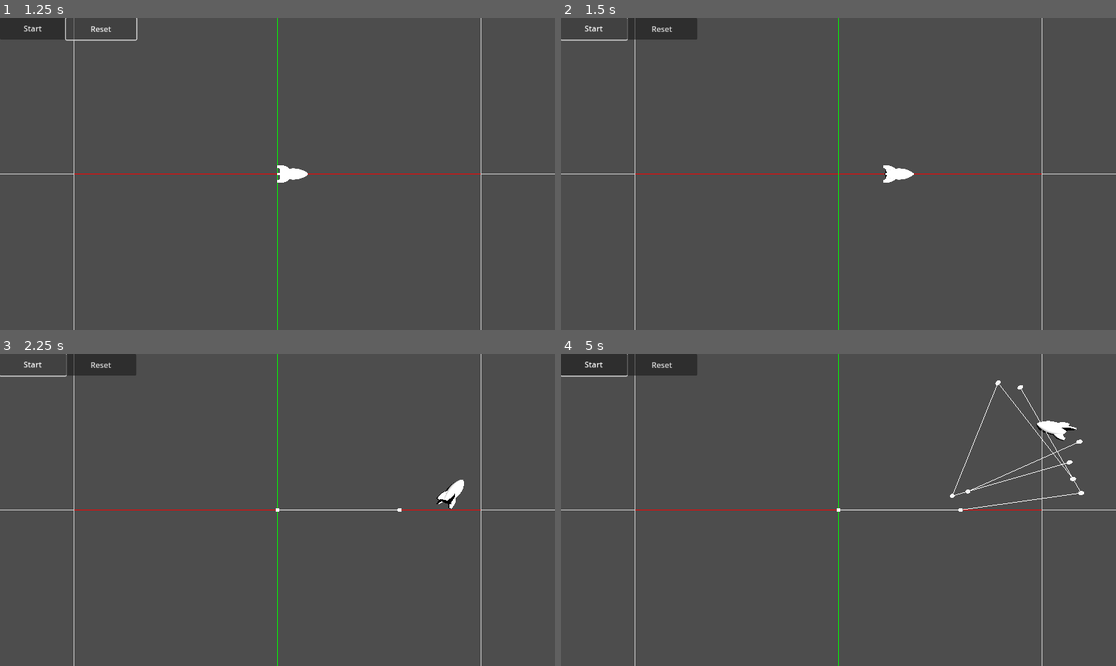
Above: before the commit, frames 1-4 (two rows, left to right).
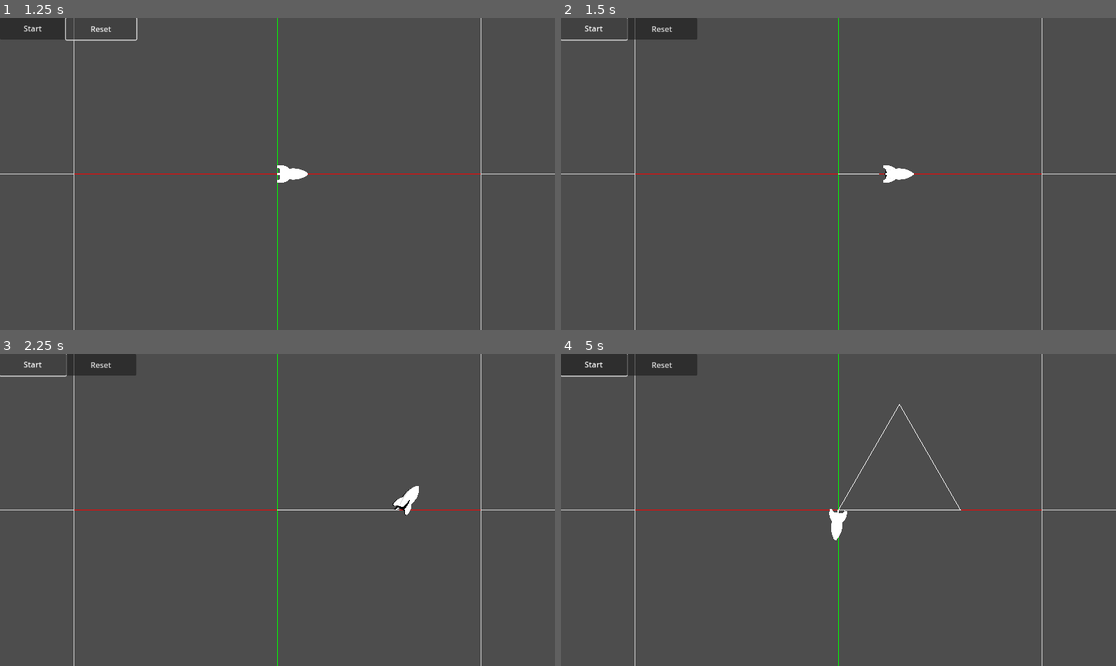
Above: after the commit, the same moments.

Repository: mrSun421/turtle
Game: Godot game, scene res://main.tscn
Same seed, same stepped clock (60 frames per second), same inputs: the game is played once before the commit and once after it.
Inputs (mouse positions are in pixels of both pictures, inside the frame that each line leads up to):
- Up to frame 1 (1.25 s): click "Reset" at 0.5 s
- Up to frame 2 (1.5 s): click "Start" at 1.25 s
- Up to frame 3 (2.25 s): click "Start" at 2 s
- Up to frame 4 (5 s): click "Start" at 2.75 s; move the mouse to (960, 494) at 3.52 s; click (960, 494) at 3.67 s; move the mouse to (727, 525) at 4.27 s; click (727, 525) at 4.42 s

Frame 1 is identical in both runs. In frame 2, less than 0.1% of the frame differs, in the area x 49-58%, y 49-51%; in frame 3, 0.4%; in frame 4, 0.9%, in the area x 48-95%, y 8-60%.

Commit message:
added logic for resetting and clearing lines as well as the turtle

Diff:
--- a/main.gd
+++ b/main.gd
@@ -5,18 +5,58 @@
 const AXES_COUNT = 20;
 const AXES_SPACING = 5;
 
-# Called when the node enters the scene tree for the first time.
+@export var gridMeshInstance: MeshInstance3D
+@export var pathMeshInstance: MeshInstance3D
+@export var movingMeshInstance: MeshInstance3D
+@export var turtle: Turtle
+
 func _ready() -> void:
 	for i in range(-AXES_COUNT, AXES_COUNT):
 		if i == 0:
 			continue
 
-		Draw3D.line(Vector3(i * AXES_SPACING, -GRID_AXES_SIZE, 0), Vector3(i * AXES_SPACING, GRID_AXES_SIZE, 0), Color.LIGHT_GRAY)
-		Draw3D.line(Vector3(i * AXES_SPACING, 0, -GRID_AXES_SIZE), Vector3(i * AXES_SPACING, 0, GRID_AXES_SIZE), Color.LIGHT_GRAY)
-		Draw3D.line(Vector3(-GRID_AXES_SIZE, i * AXES_SPACING, 0), Vector3(GRID_AXES_SIZE, i * AXES_SPACING, 0), Color.LIGHT_GRAY)
-		Draw3D.line(Vector3(0, i * AXES_SPACING, -GRID_AXES_SIZE), Vector3(0, i * AXES_SPACING, GRID_AXES_SIZE), Color.LIGHT_GRAY)
-		Draw3D.line(Vector3(-GRID_AXES_SIZE, 0, i * AXES_SPACING), Vector3(-GRID_AXES_SIZE, 0, i * AXES_SPACING), Color.LIGHT_GRAY)
-		Draw3D.line(Vector3(0, -GRID_AXES_SIZE, i * AXES_SPACING), Vector3(0, GRID_AXES_SIZE, i * AXES_SPACING), Color.LIGHT_GRAY)
-	Draw3D.line(Vector3(-MAIN_AXES_SIZE, 0, 0), Vector3(MAIN_AXES_SIZE, 0, 0), Color.RED)
-	Draw3D.line(Vector3(0, -MAIN_AXES_SIZE, 0), Vector3(0, MAIN_AXES_SIZE, 0), Color.GREEN)
-	Draw3D.line(Vector3(0, 0, -MAIN_AXES_SIZE), Vector3(0, 0, MAIN_AXES_SIZE), Color.BLUE)
+		_draw_line(gridMeshInstance, Vector3(i * AXES_SPACING, -GRID_AXES_SIZE, 0), Vector3(i * AXES_SPACING, GRID_AXES_SIZE, 0), Color.LIGHT_GRAY)
+		_draw_line(gridMeshInstance, Vector3(i * AXES_SPACING, 0, -GRID_AXES_SIZE), Vector3(i * AXES_SPACING, 0, GRID_AXES_SIZE), Color.LIGHT_GRAY)
+		_draw_line(gridMeshInstance, Vector3(-GRID_AXES_SIZE, i * AXES_SPACING, 0), Vector3(GRID_AXES_SIZE, i * AXES_SPACING, 0), Color.LIGHT_GRAY)
+		_draw_line(gridMeshInstance, Vector3(0, i * AXES_SPACING, -GRID_AXES_SIZE), Vector3(0, i * AXES_SPACING, GRID_AXES_SIZE), Color.LIGHT_GRAY)
+		_draw_line(gridMeshInstance, Vector3(-GRID_AXES_SIZE, 0, i * AXES_SPACING), Vector3(-GRID_AXES_SIZE, 0, i * AXES_SPACING), Color.LIGHT_GRAY)
+		_draw_line(gridMeshInstance, Vector3(0, -GRID_AXES_SIZE, i * AXES_SPACING), Vector3(0, GRID_AXES_SIZE, i * AXES_SPACING), Color.LIGHT_GRAY)
+	_draw_line(gridMeshInstance, Vector3(-MAIN_AXES_SIZE, 0, 0), Vector3(MAIN_AXES_SIZE, 0, 0), Color.RED)
+	_draw_line(gridMeshInstance, Vector3(0, -MAIN_AXES_SIZE, 0), Vector3(0, MAIN_AXES_SIZE, 0), Color.GREEN)
+	_draw_line(gridMeshInstance, Vector3(0, 0, -MAIN_AXES_SIZE), Vector3(0, 0, MAIN_AXES_SIZE), Color.BLUE)
+
+	for _i in range(3):
+		turtle.append_turtle_actions(Turtle.MoveAction.new(3))
+		turtle.append_turtle_actions(Turtle.DiveAction.new(120))
+
+
+func _draw_line(mesh_instance: MeshInstance3D, pos1: Vector3, pos2: Vector3, color = Color.WHITE_SMOKE, persist_ms = 0):
+	var material := ORMMaterial3D.new()
+	material.shading_mode = BaseMaterial3D.SHADING_MODE_UNSHADED
+	material.albedo_color = color
+
+	var immediate_mesh := mesh_instance.mesh as ImmediateMesh
+	immediate_mesh.surface_begin(Mesh.PRIMITIVE_LINES, material)
+	immediate_mesh.surface_add_vertex(pos1)
+	immediate_mesh.surface_add_vertex(pos2)
+	immediate_mesh.surface_end()
+
+
+func _on_turtle_finished_move(pos1: Vector3, pos2: Vector3) -> void:
+	_draw_line(pathMeshInstance, pos1, pos2)
+
+
+func _on_reset_button_pressed() -> void:
+	var path_im_mesh := pathMeshInstance.mesh as ImmediateMesh
+	path_im_mesh.clear_surfaces()
+	var moving_im_mesh := movingMeshInstance.mesh as ImmediateMesh
+	moving_im_mesh.clear_surfaces()
+
+
+func _on_turtle_moving(current_pos: Vector3) -> void:
+	var im_mesh := movingMeshInstance.mesh as ImmediateMesh
+	while turtle.is_moving:
+		_draw_line(movingMeshInstance, current_pos, turtle.position)
+		await get_tree().physics_frame
+		im_mesh.clear_surfaces()
+	im_mesh.clear_surfaces()
--- a/main.tscn
+++ b/main.tscn
@@ -1,11 +1,21 @@
-[gd_scene load_steps=4 format=3 uid="uid://87mpup613jlr"]
+[gd_scene load_steps=7 format=3 uid="uid://87mpup613jlr"]
 
 [ext_resource type="Script" path="res://main.gd" id="1_kjfn4"]
 [ext_resource type="PackedScene" uid="uid://bq766ueyhy4f" path="res://turtle.tscn" id="1_ugrew"]
 [ext_resource type="Script" path="res://camera_3d.gd" id="3_mylqk"]
 
-[node name="Main" type="Node3D"]
+[sub_resource type="ImmediateMesh" id="ImmediateMesh_vg32b"]
+
+[sub_resource type="ImmediateMesh" id="ImmediateMesh_bkxse"]
+
+[sub_resource type="ImmediateMesh" id="ImmediateMesh_oy03l"]
+
+[node name="Main" type="Node3D" node_paths=PackedStringArray("gridMeshInstance", "pathMeshInstance", "movingMeshInstance", "turtle")]
 script = ExtResource("1_kjfn4")
+gridMeshInstance = NodePath("GridMeshInstance")
+pathMeshInstance = NodePath("PathMeshInstance")
+movingMeshInstance = NodePath("MovingMeshInstance")
+turtle = NodePath("Turtle")
 
 [node name="Turtle" parent="." instance=ExtResource("1_ugrew")]
 rotation_edit_mode = 2
@@ -46,5 +56,19 @@
 offset_bottom = 45.0
 text = "Reset"
 
+[node name="GridMeshInstance" type="MeshInstance3D" parent="."]
+cast_shadow = 0
+mesh = SubResource("ImmediateMesh_vg32b")
+
+[node name="PathMeshInstance" type="MeshInstance3D" parent="."]
+cast_shadow = 0
+mesh = SubResource("ImmediateMesh_bkxse")
+
+[node name="MovingMeshInstance" type="MeshInstance3D" parent="."]
+mesh = SubResource("ImmediateMesh_oy03l")
+
+[connection signal="finished_move" from="Turtle" to="." method="_on_turtle_finished_move"]
+[connection signal="moving" from="Turtle" to="." method="_on_turtle_moving"]
 [connection signal="pressed" from="CanvasLayer/Control/StartButton" to="Turtle" method="_on_start_button_pressed"]
+[connection signal="pressed" from="CanvasLayer/Control/ResetButton" to="." method="_on_reset_button_pressed"]
 [connection signal="pressed" from="CanvasLayer/Control/ResetButton" to="Turtle" method="_on_reset_button_pressed"]
--- a/turtle.gd
+++ b/turtle.gd
@@ -1,12 +1,20 @@
 extends Node3D
 class_name Turtle
+
+signal moving(current_pos: Vector3)
+signal finished_move(pos1: Vector3, pos2: Vector3)
+signal finished_resetting
 
 const TWEEN_TIME = 0.5
 const WAIT_TIME = 0.2
 
 
 var turtle_actions = []
-var visual_cylinders = []
+var turtle_event_queue = []
+var is_moving = false
+var is_running = false
+var reset_was_pressed = false
+var current_tween: Tween
 
 func execute_move(distance: float) -> Tween:
 	var pos_tween = create_tween().set_trans(Tween.TRANS_LINEAR)
@@ -45,47 +53,66 @@
 	rotation_tween.tween_property(self, "quaternion", self.quaternion * quaternion_rotation, TWEEN_TIME)
 	return rotation_tween
 
-func execute_turtle_action():
-	for action in turtle_actions:
-		var current_tween: Tween
+func execute_turtle_actions():
+	turtle_event_queue.append_array(turtle_actions)
+
+	while !turtle_event_queue.is_empty():
 		var current_position = self.position
-		if action is MoveAction:
-			var m_action: MoveAction = action as MoveAction
-			current_tween = self.execute_move(m_action.distance)
-		elif action is TurnAction:
-			var t_action: TurnAction = action as TurnAction
-			current_tween = self.execute_turn(t_action.angle)
-		elif action is RollAction:
-			var r_action: RollAction = action as RollAction
-			current_tween = self.execute_roll(r_action.angle)
-		elif action is DiveAction:
-			var d_action: DiveAction = action as DiveAction
-			current_tween = self.execute_dive(d_action.angle)
-		else:
-			print("Action Something went wrong")
+		var current_action = turtle_event_queue.pop_front()
+		current_tween = self._execute_turtle_action(current_action, current_position)
+		await current_tween.finished
+		if current_action is MoveAction:
+			is_moving = false
+			finished_move.emit(current_position, self.position)
 
-
-		await current_tween.finished
-		if action is MoveAction:
-			Draw3D.point(current_position)
-			Draw3D.line(current_position, self.position)
-			Draw3D.point(self.position)
 		await get_tree().create_timer(WAIT_TIME).timeout
 
 
-func _ready() -> void:
-	for _i in range(3):
-		self.turtle_actions.append(MoveAction.new(3))
-		self.turtle_actions.append(DiveAction.new(120))
+func _execute_turtle_action(action, current_position) -> Tween:
+	if action is MoveAction:
+		is_moving = true
+		moving.emit(current_position)
+		var m_action: MoveAction = action as MoveAction
+		return self.execute_move(m_action.distance)
+	elif action is TurnAction:
+		var t_action: TurnAction = action as TurnAction
+		return self.execute_turn(t_action.angle)
+	elif action is RollAction:
+		var r_action: RollAction = action as RollAction
+		return self.execute_roll(r_action.angle)
+	elif action is DiveAction:
+		var d_action: DiveAction = action as DiveAction
+		return self.execute_dive(d_action.angle)
+	else:
+		print("Action Something went wrong")
+	return
 
 
 func _on_start_button_pressed() -> void:
-	self.execute_turtle_action()
+	if is_running:
+		return
+	is_running = true
+	self.execute_turtle_actions()
+
+
+func append_turtle_actions(actions):
+	if actions is Array:
+		turtle_actions.append_array(actions)
+		return
+	if actions is MoveAction or actions is TurnAction or actions is RollAction or actions is DiveAction:
+		turtle_actions.append(actions)
+		return
 
 
 func _on_reset_button_pressed() -> void:
-	# TODO: Implement reset, Involes refactoring line and point creating logic
-	pass
+	turtle_event_queue.clear()
+	is_running = false
+	is_moving = false
+	if current_tween:
+		current_tween.finished.emit()
+		current_tween.kill()
+	self.position = Vector3.ZERO
+	self.basis = Basis.IDENTITY
 
 
 class MoveAction:
